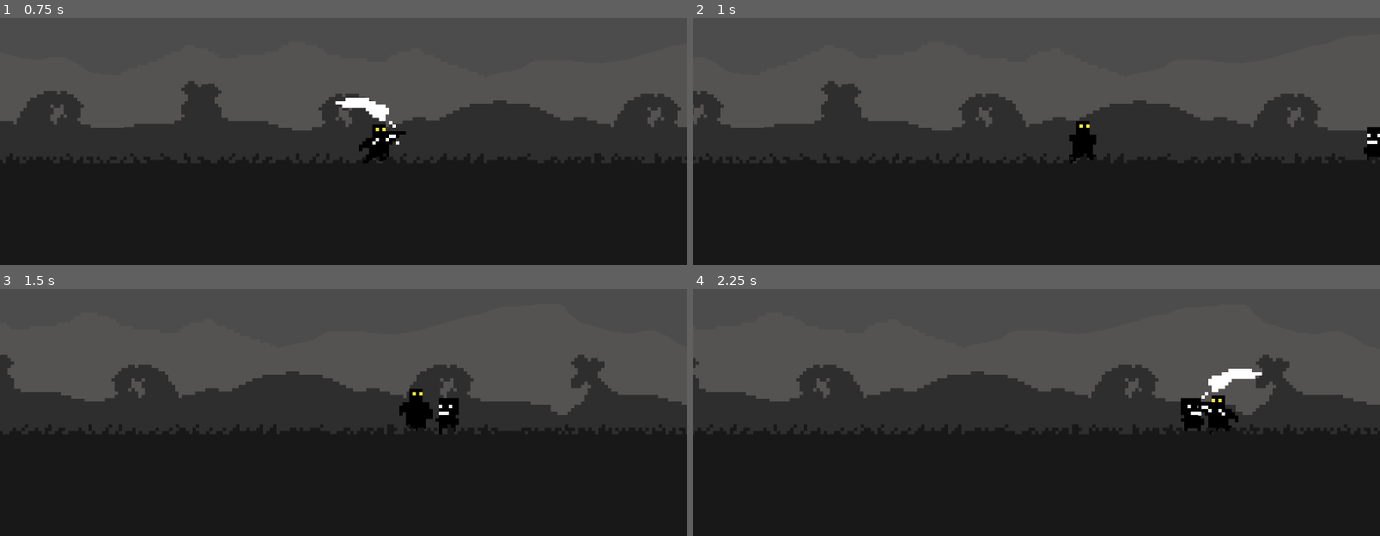
Above: before the commit, frames 1-4 (two rows, left to right).
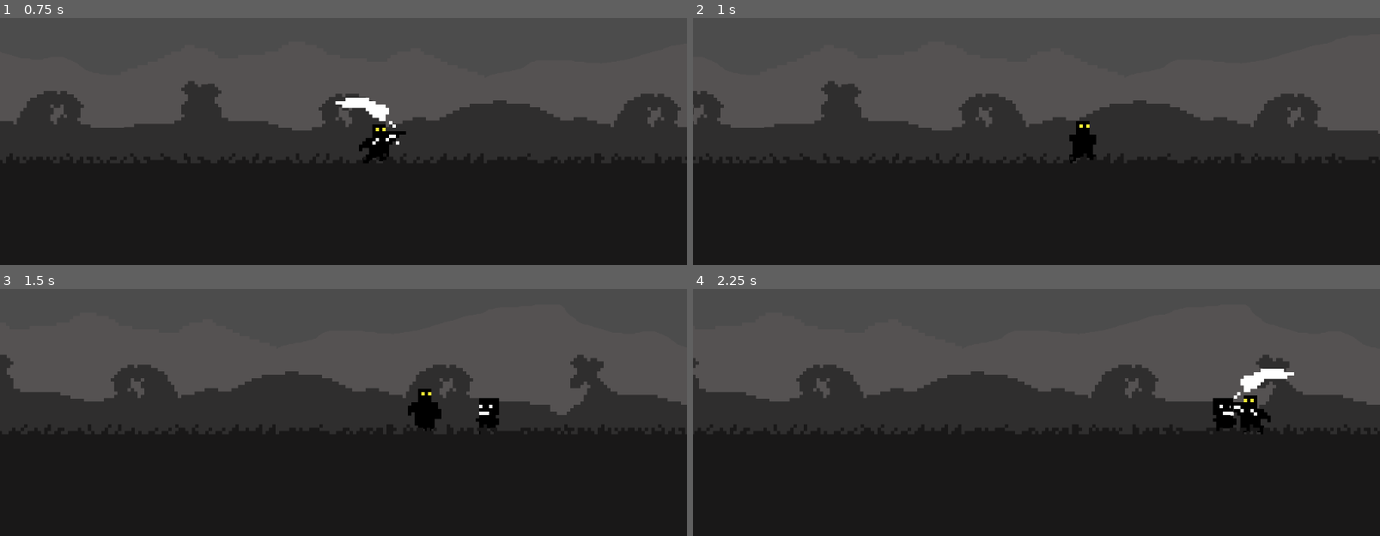
Above: after the commit, the same moments.

Repository: renzoventura/Shade
Game: Godot game, scene res://Scenes/Level/TemplateLevel.tscn
Same seed, same stepped clock (60 frames per second), same inputs: the game is played once before the commit and once after it.
Inputs:
- Up to frame 1 (0.75 s): tap Enter at 0.5 s; hold D (right) from 0.53 s (still down); tap , (attack) at 0.6 s
- Up to frame 2 (1 s): keep holding D (right); tap W (jump) at 0.77 s
- Up to frame 3 (1.5 s): keep holding D (right); tap Shift (dash) at 1.35 s
- Up to frame 4 (2.25 s): tap W (jump) at 1.52 s; release D (right) at 2.03 s; hold A (left) from 2.03 s (still down); tap , (attack) at 2.1 s

Frame 1 is identical in both runs. In frame 2, 0.2% of the frame differs, in the area x 97-100%, y 44-58%; in frame 3, 1.2%; in frame 4, 1.8%, in the area x 71-88%, y 32-59%.

Commit message:
Polish enemy ai

Diff:
--- a/Scenes/Player/Enemy.gd
+++ b/Scenes/Player/Enemy.gd
@@ -2,7 +2,9 @@
 
 var motion = Vector2(0,0)
 var motion_up = Vector2(0,-1)
-var SPEED = 500;
+var SPEED = 10;
+var MAX_SPEED = 600
+var current_speed = 10;
 var JUMP_SPEED = 1800;
 var GRAVITY = 2000;
 var MAX_FALL_SPEED = 3000
@@ -31,7 +33,10 @@
 	var enemyDirection = 1
 	if(global_position > player.global_position):
 		enemyDirection = -1
-	motion.x = SPEED * enemyDirection
+
+	if(current_speed <= MAX_SPEED):
+		current_speed += SPEED
+	motion.x = current_speed * enemyDirection
 	$Sprite.flip_h = global_position > player.global_position
 
 func _on_VisibilityNotifier2D_screen_entered():
